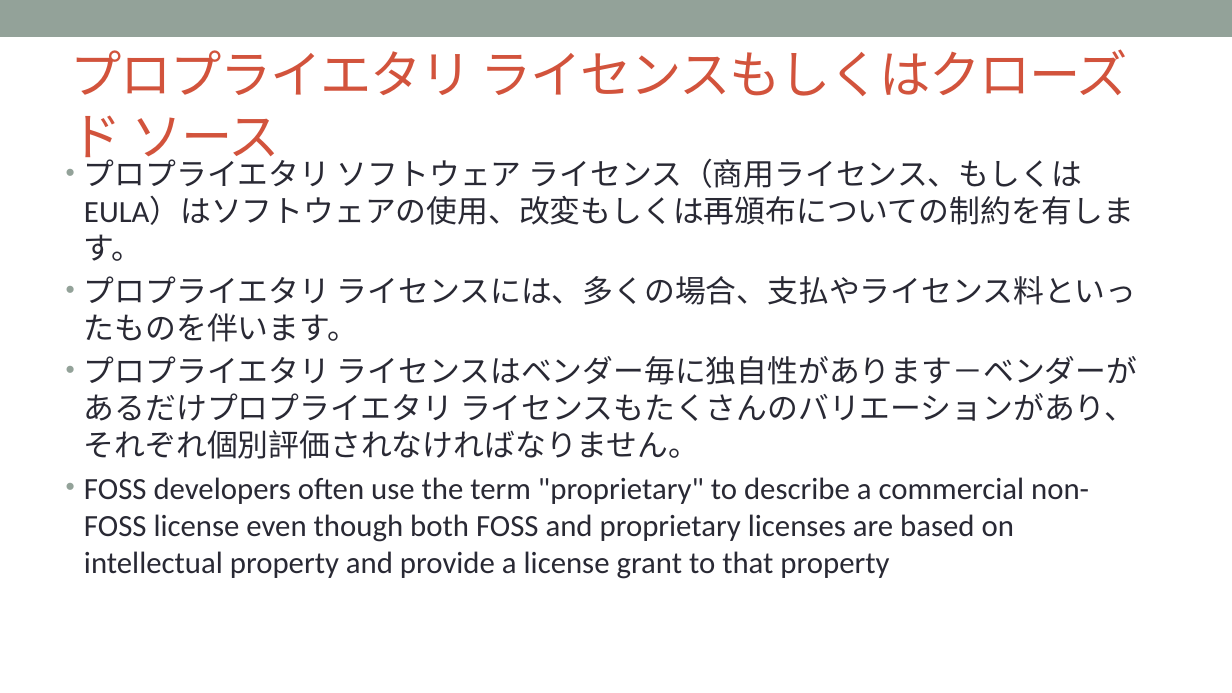
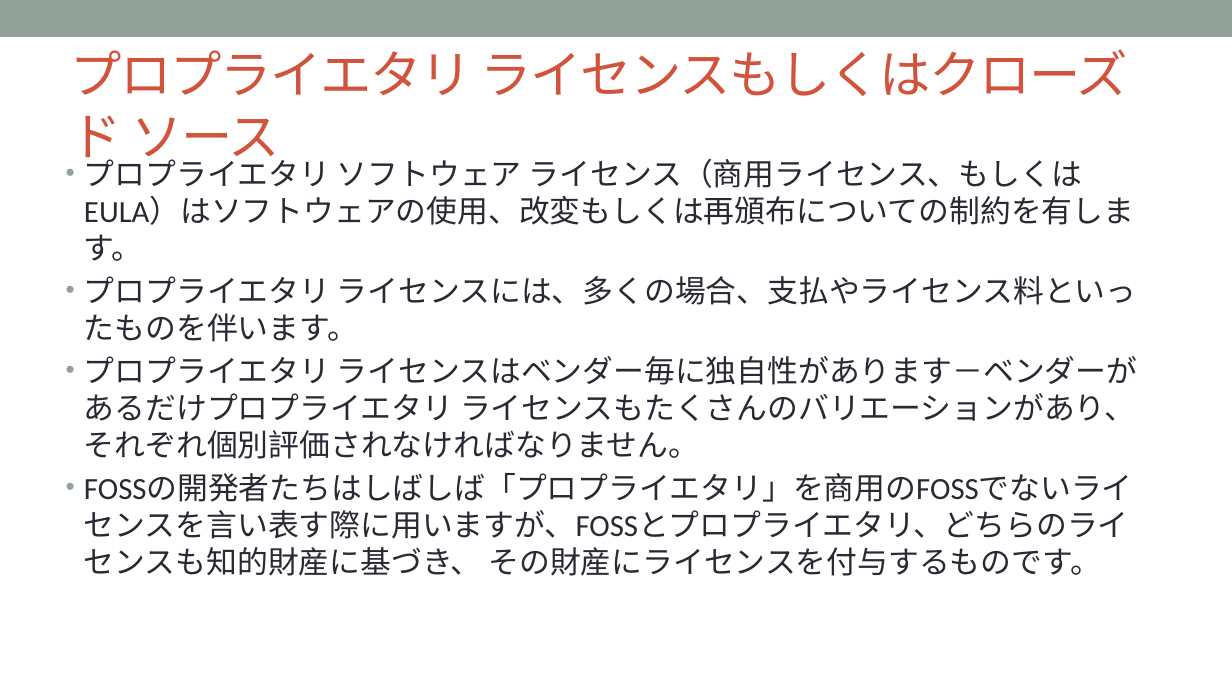
Before and after one commit to OpenChain-Project/Curriculum-Translation-JP, a slide deck: slide 15 of target/openchain-curriculum-release-2.pptx. Drawn at 1232x693 pixels with LibreOffice and Linux fonts; fonts in the diff are those of the drawing; background and template pictures are left out. Boxes give left, top, right and bottom in pixels: in the first picture for what was removed or moved away, otherwise in the second. Text is boxed around its words. In the diff, an @@ line names an element or a change of style, - is before the commit and + after.

Commit message:
15/75 slides done.

```diff
--- a/target/openchain-curriculum-release-2.pptx
+++ b/target/openchain-curriculum-release-2.pptx
@@ text at bbox=[84, 473, 1133, 576]: text changed @@
-• FOSS developers often use the term "proprietary" to describe a commercial non-FOSS license even though both FOSS and proprietary licenses are based on intellectual property and provide a license grant to that property
+• FOSSの開発者たちはしばしば「プロプライエタリ」を商用のFOSSでないライセンスを言い表す際に用いますが、FOSSとプロプライエタリ、どちらのライセンスも知的財産に基づき、 その財産にライセンスを付与するものです。
```
Also in this commit, not shown: 8 other files.
